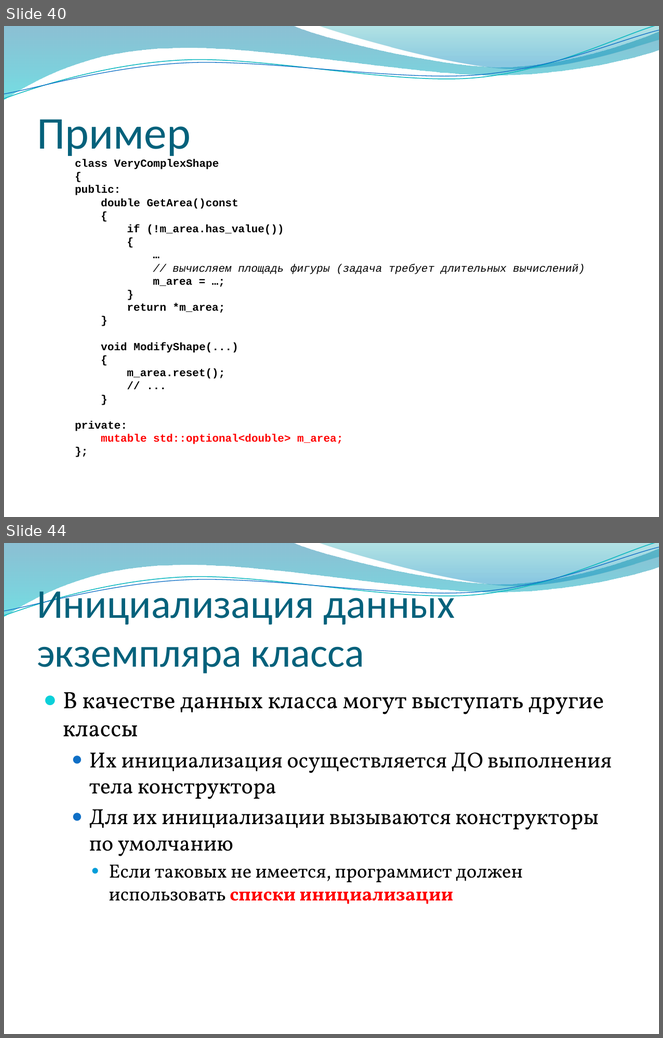
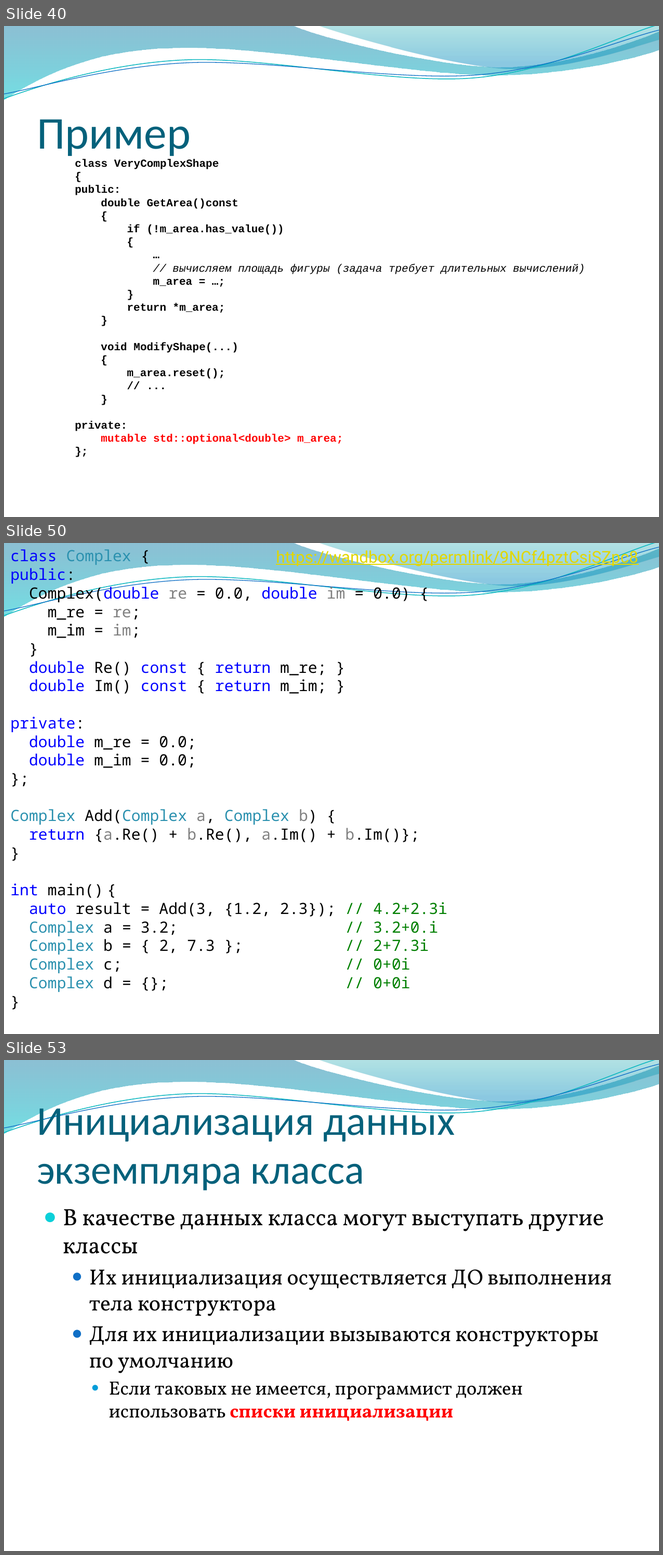
Before and after one commit to alexey-malov/oop, a slide deck: lectures/02/Основы ООП.pptx. Shown one above the other, each under a label of ours: slides 40 and 44 before the commit, slides 40, 50 and 53 after it; the slides between them are not shown. The pictures are 663x1038 and 663x1555 pixels, drawn with LibreOffice and Linux fonts; fonts in the diff are those of the drawing; background and template pictures are left out. Boxes give left, top, right and bottom in pixels: in the first picture for what was removed or moved away, otherwise in the second. Text is boxed around its words. In the diff, an @@ line names an element or a change of style, - is before the commit and + after.

```diff
--- a/lectures/02/Основы ООП.pptx
+++ b/lectures/02/Основы ООП.pptx
@@ slide 50 added at <box>4,543,659,1034</box>, background picture (left out); not listed: 4 template elements that a slide beside it also shows @@
@@ text added at <box>10,549,448,992</box>, 17 pt, text #000000 @@
+class Complex {
+public:
+Complex(double re = 0.0, double im = 0.0) {
+m_re = re;
+m_im = im;
+}
+double Re() const { return m_re; }
+double Im() const { return m_im; }
+private:
+double m_re = 0.0;
+double m_im = 0.0;
+};
+Complex Add(Complex a, Complex b) {
+return {a.Re() + b.Re(), a.Im() + b.Im()};
+}
+int main() {
+auto result = Add(3, {1.2, 2.3}); // 4.2+2.3i
+Complex a = 3.2; // 3.2+0.i
+Complex b = { 2, 7.3 }; // 2+7.3i
+Complex c; // 0+0i
+Complex d = {}; // 0+0i
+}
@@ text added at <box>276,548,638,566</box>, 18 pt, text #E2D700, underline @@
+https://wandbox.org/permlink/9NCf4pztCsiSZpc8
@@ what was slide 44 is now slide 53 @@
```
Also in this commit, not shown: 4 slides changed, 8 other slides added.
